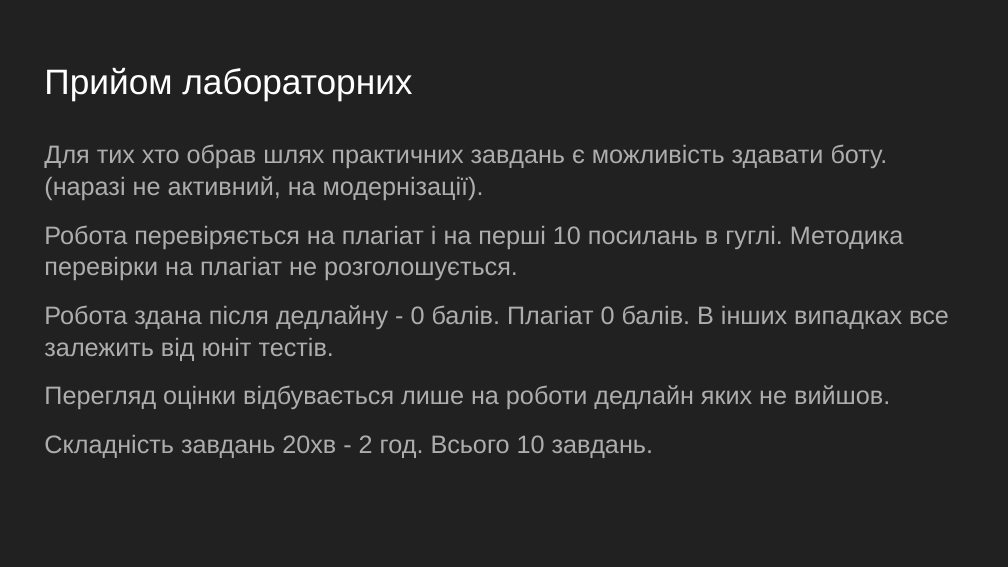
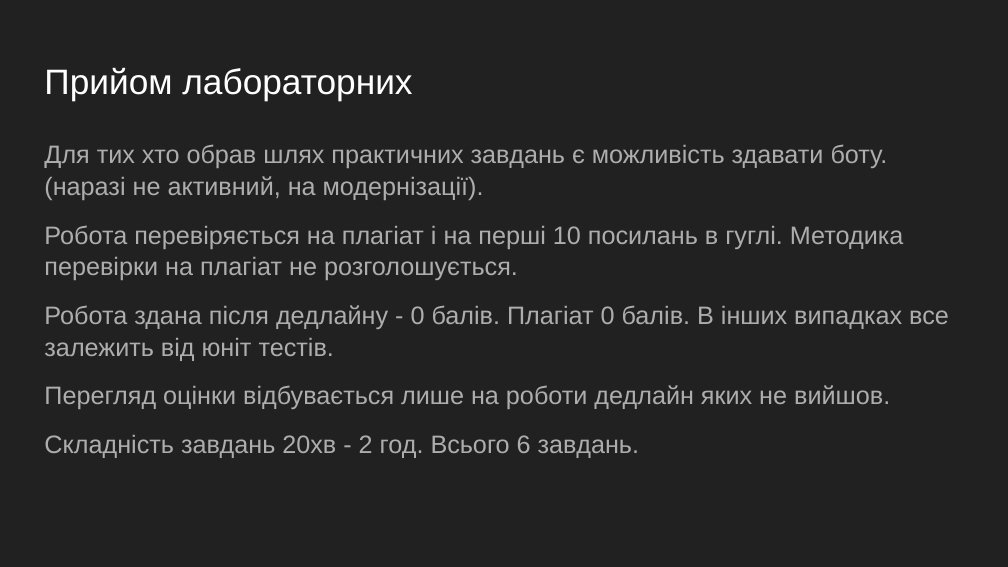
Before and after one commit to GeorgKantsedal/MMP-KKS-tasks, a slide deck: slide 5 of Вступ Заочка.pptx. Drawn at 1008x567 pixels with LibreOffice and Linux fonts; fonts in the diff are those of the drawing. Boxes give left, top, right and bottom in pixels: in the first picture for what was removed or moved away, otherwise in the second. Text is boxed around its words. In the diff, an @@ line names an element or a change of style, - is before the commit and + after.

```diff
--- a/Вступ Заочка.pptx
+++ b/Вступ Заочка.pptx
@@ text at (44,435,639,458): text changed @@
-Складність завдань 20хв - 2 год. Всього 10 завдань.
+Складність завдань 20хв - 2 год. Всього 6 завдань.
```
Also in this commit, not shown: 3 other slides changed, 1 slide added.
